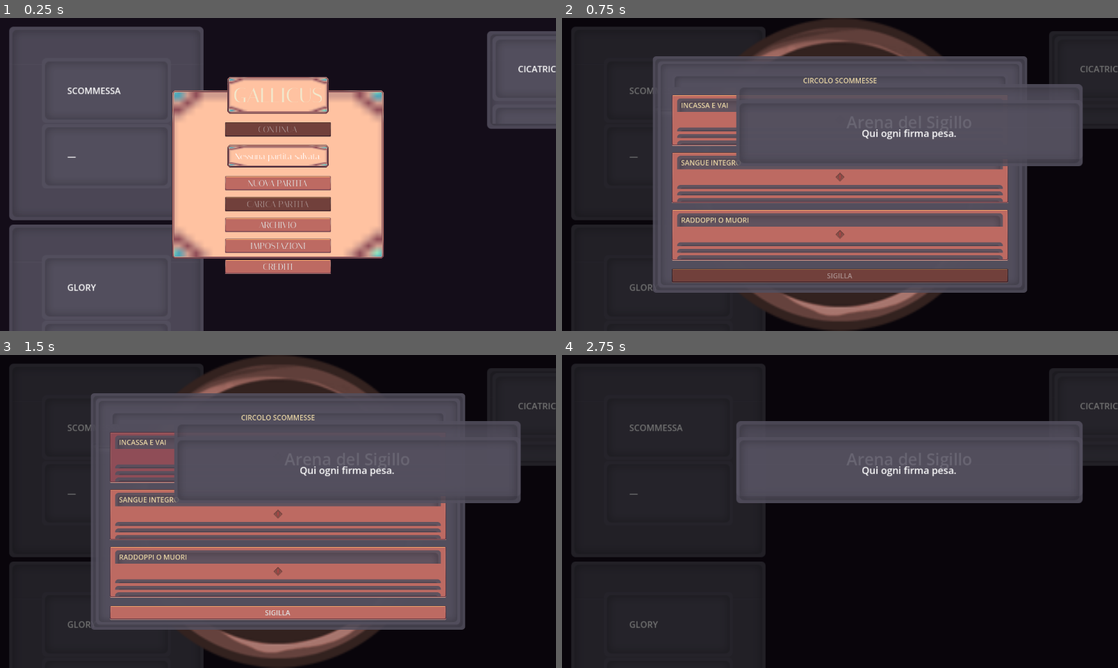
Above: before the commit, frames 1-4 (two rows, left to right).
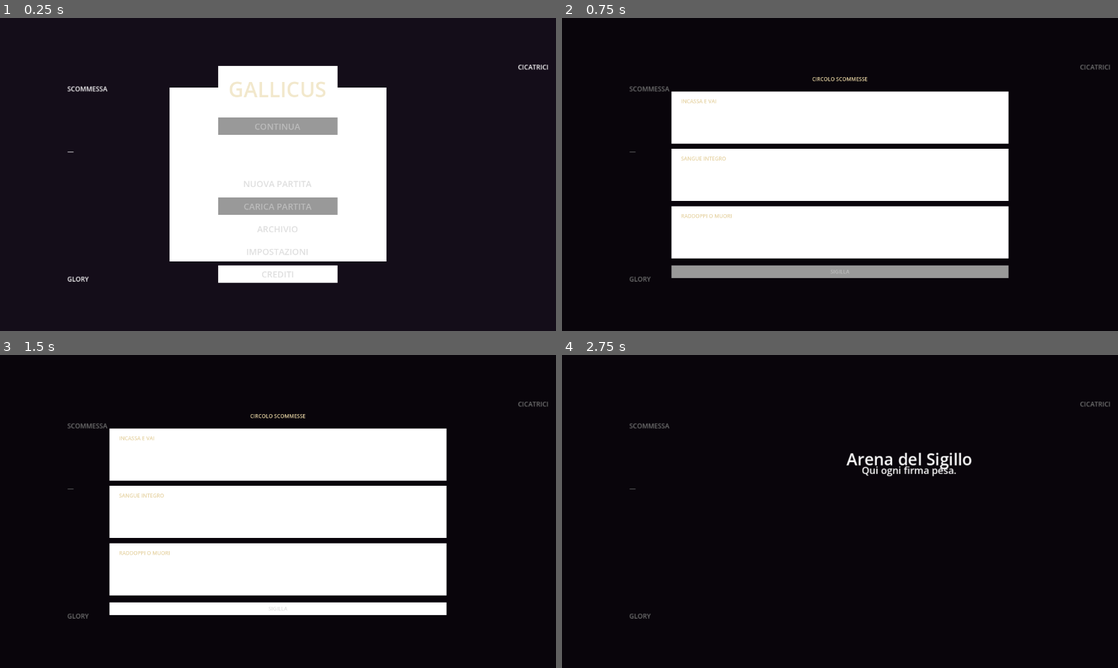
Above: after the commit, the same moments.

Repository: Faratas410/Gallicus-2.0
Game: Godot game, scene res://scenes/Main.tscn
Same seed, same stepped clock (60 frames per second), same inputs: the game is played once before the commit and once after it.
Inputs (mouse positions are in pixels of both pictures, inside the frame that each line leads up to; where the layout moved, square brackets give the same spot in the first picture):
- Up to frame 1 (0.25 s): no input
- Up to frame 2 (0.75 s): click "NUOVA PARTITA" at 0.5 s
- Up to frame 3 (1.5 s): click (278, 455) [278, 458] at 1.25 s
- Up to frame 4 (2.75 s): click "SIGILLA" at 2 s

The runs differ from the first frame. In frame 1, 59% of the frame differs, in the area x 1-100%, y 2-100%; in frame 2, 78%, in the area x 1-100%, y 0-100%; in frame 3, 78%; in frame 4, 49%.

Commit message:
fix: remove hard deps on missing UI/media resources

Diff:
--- a/assets/ui/fonts/font_body.tres
+++ b/assets/ui/fonts/font_body.tres
@@ -1,6 +1,5 @@
 [gd_resource type="FontVariation" format=3]
 
-[ext_resource type="FontFile" path="res://FantasyRPGtext (size 8).ttf" id="1_body"]
 
 [resource]
-base_font = ExtResource("1_body")
+base_font = null
--- a/assets/ui/fonts/font_title_outline.tres
+++ b/assets/ui/fonts/font_title_outline.tres
@@ -1,6 +1,5 @@
 [gd_resource type="FontVariation" format=3]
 
-[ext_resource type="FontFile" path="res://FantasyRPGtitleOutline (size 13).ttf" id="1_title_outline"]
 
 [resource]
-base_font = ExtResource("1_title_outline")
+base_font = null
--- a/assets/ui/gallicus_ui_theme.tres
+++ b/assets/ui/gallicus_ui_theme.tres
@@ -2,17 +2,9 @@
 
 [ext_resource type="FontVariation" path="res://assets/ui/fonts/font_body.tres" id="1"]
 [ext_resource type="FontVariation" path="res://assets/ui/fonts/font_title_outline.tres" id="10"]
-[ext_resource type="Texture2D" path="res://OK GUI/BUTTONS/Button 2/WHITE.png" id="2"]
-[ext_resource type="Texture2D" path="res://OK GUI/PNG Utili/frame.png" id="3"]
-[ext_resource type="Texture2D" path="res://OK GUI/BUTTONS/Button 2/WHITE.png" id="4"]
-[ext_resource type="Texture2D" path="res://OK GUI/BUTTONS/Button 2/PRESSED.png" id="5"]
-[ext_resource type="Texture2D" path="res://OK GUI/BUTTONS/Button 2/DISABLED/button_2_disabled.png" id="6"]
-[ext_resource type="Texture2D" path="res://OK GUI/BUTTONS/Button 2/DISABLED/PRESSED.png" id="9"]
-[ext_resource type="Texture2D" path="res://OK GUI/Settings/Checkbox/rect.png" id="7"]
-[ext_resource type="Texture2D" path="res://OK GUI/Settings/Checkbox/PRESSED.png" id="8"]
 
 [sub_resource type="StyleBoxTexture" id="StyleBoxTexture_1"]
-texture = ExtResource("2")
+texture = null
 texture_margin_left = 48.0
 texture_margin_top = 48.0
 texture_margin_right = 48.0
@@ -23,7 +15,7 @@
 content_margin_bottom = 10.0
 
 [sub_resource type="StyleBoxTexture" id="StyleBoxTexture_2"]
-texture = ExtResource("4")
+texture = null
 texture_margin_left = 48.0
 texture_margin_top = 48.0
 texture_margin_right = 48.0
@@ -34,7 +26,7 @@
 content_margin_bottom = 10.0
 
 [sub_resource type="StyleBoxTexture" id="StyleBoxTexture_3"]
-texture = ExtResource("5")
+texture = null
 texture_margin_left = 48.0
 texture_margin_top = 48.0
 texture_margin_right = 48.0
@@ -45,7 +37,7 @@
 content_margin_bottom = 10.0
 
 [sub_resource type="StyleBoxTexture" id="StyleBoxTexture_4"]
-texture = ExtResource("6")
+texture = null
 texture_margin_left = 48.0
 texture_margin_top = 48.0
 texture_margin_right = 48.0
@@ -56,7 +48,7 @@
 content_margin_bottom = 10.0
 
 [sub_resource type="StyleBoxTexture" id="StyleBoxTexture_6"]
-texture = ExtResource("9")
+texture = null
 texture_margin_left = 48.0
 texture_margin_top = 48.0
 texture_margin_right = 48.0
@@ -88,7 +80,7 @@
 corner_radius_bottom_left = 6
 
 [sub_resource type="StyleBoxTexture" id="StyleBoxTexture_5"]
-texture = ExtResource("3")
+texture = null
 texture_margin_left = 48.0
 texture_margin_top = 48.0
 texture_margin_right = 48.0
@@ -152,12 +144,12 @@
 "font_size": 12
 },
 "icons": {
-"checked": ExtResource("8"),
-"checked_disabled": ExtResource("8"),
-"indeterminate": ExtResource("7"),
-"indeterminate_disabled": ExtResource("7"),
-"unchecked": ExtResource("7"),
-"unchecked_disabled": ExtResource("7")
+"checked": null,
+"checked_disabled": null,
+"indeterminate": null,
+"indeterminate_disabled": null,
+"unchecked": null,
+"unchecked_disabled": null
 },
 "styles": {}
 }
--- a/scenes/Main.tscn
+++ b/scenes/Main.tscn
@@ -3,8 +3,6 @@
 [ext_resource type="Script" path="res://scripts/systems/run_manager.gd" id="1"]
 [ext_resource type="PackedScene" path="res://scenes/UI.tscn" id="2"]
 [ext_resource type="Script" path="res://scripts/ui/main_menu.gd" id="3"]
-[ext_resource type="AudioStream" path="res://Music/Ambient1.mp3" id="4"]
-[ext_resource type="Texture2D" path="res://OK GUI/PNG Utili/frame.png" id="5"]
 [ext_resource type="Theme" path="res://ui/theme/official_theme.tres" id="6"]
 [ext_resource type="StyleBox" path="res://ui/official/styleboxes/sb_panel_main.tres" id="7"]
 [ext_resource type="StyleBox" path="res://ui/official/styleboxes/sb_button_primary_normal.tres" id="8"]
@@ -13,7 +11,7 @@
 [ext_resource type="StyleBox" path="res://ui/official/styleboxes/sb_button_primary_disabled.tres" id="11"]
 
 [sub_resource type="StyleBoxTexture" id="4"]
-texture = ExtResource("5")
+texture = null
 texture_margin_left = 48.0
 texture_margin_top = 48.0
 texture_margin_right = 48.0
@@ -37,7 +35,7 @@
 layer = 10
 
 [node name="MenuThemePlayer" type="AudioStreamPlayer" parent="MenuLayer"]
-stream = ExtResource("4")
+stream = null
 autoplay = true
 bus = "Master"
 
--- a/scenes/UI.tscn
+++ b/scenes/UI.tscn
@@ -2,30 +2,26 @@
 
 [ext_resource type="Script" path="res://scripts/ui/ui_root.gd" id="1"]
 [ext_resource type="Theme" path="res://assets/ui/gallicus_ui_theme.tres" id="3"]
-[ext_resource type="Texture2D" path="res://OK GUI/Inventory/Container.png" id="4"]
 [ext_resource type="Texture2D" path="res://assets/ui/overlays/wax_seal_red.png" id="5"]
 [ext_resource type="PackedScene" path="res://scenes/ui/BettingCircle.tscn" id="6"]
-[ext_resource type="Texture2D" path="res://OK GUI/Backgrounds/1.png" id="7"]
 [ext_resource type="Texture2D" path="res://assets/ui/overlays/vignette_overlay.png" id="8"]
-[ext_resource type="Texture2D" path="res://OK GUI/Modal Boxes/2/Container.png" id="9"]
-[ext_resource type="Texture2D" path="res://OK GUI/Modal Boxes/3/container.png" id="10"]
 [ext_resource type="FontVariation" path="res://assets/ui/fonts/font_title_outline.tres" id="11"]
 [ext_resource type="StyleBox" path="res://ui/official/styleboxes/sb_button_primary_normal.tres" id="12"]
 [ext_resource type="StyleBox" path="res://ui/official/styleboxes/sb_button_primary_hover.tres" id="13"]
 [ext_resource type="StyleBox" path="res://ui/official/styleboxes/sb_button_primary_pressed.tres" id="14"]
 [ext_resource type="StyleBox" path="res://ui/official/styleboxes/sb_button_primary_disabled.tres" id="15"]
 [sub_resource type="StyleBoxTexture" id="StyleBoxTexture_1"]
-texture = ExtResource("4")
+texture = null
 texture_margin_left = 48.0
 texture_margin_top = 48.0
 texture_margin_right = 48.0
 texture_margin_bottom = 48.0
 
 [sub_resource type="StyleBoxTexture" id="StyleBoxTexture_2"]
-texture = ExtResource("9")
+texture = null
 
 [sub_resource type="StyleBoxTexture" id="StyleBoxTexture_3"]
-texture = ExtResource("10")
+texture = null
 
 [sub_resource type="Animation" id="Animation_1"]
 resource_name = "flicker"
@@ -474,7 +470,7 @@
 size_flags_horizontal = 3
 size_flags_vertical = 3
 mouse_filter = 2
-texture = ExtResource("7")
+texture = null
 expand_mode = 1
 stretch_mode = 5
 
@@ -1159,7 +1155,7 @@
 offset_bottom = 0.0
 clip_contents = true
 custom_minimum_size = Vector2(960, 720)
-texture = ExtResource("9")
+texture = null
 expand_mode = 1
 stretch_mode = 6
 
--- a/scenes/ui/BettingCircle.tscn
+++ b/scenes/ui/BettingCircle.tscn
@@ -1,12 +1,6 @@
 [gd_scene format=3]
 
 [ext_resource type="Script" path="res://scripts/ui/betting_circle_ui.gd" id="1"]
-[ext_resource type="Texture2D" path="res://OK GUI/PNG Utili/circle_bg.png" id="2"]
-[ext_resource type="Texture2D" path="res://OK GUI/Modal Boxes/2/Container.png" id="3"]
-[ext_resource type="Texture2D" path="res://OK GUI/Modal Boxes/2/Container.png" id="4"]
-[ext_resource type="Texture2D" path="res://OK GUI/Modal Boxes/3/Exclamation Red.png" id="5"]
-[ext_resource type="Texture2D" path="res://OK GUI/Modal Boxes/2/accept/box.png" id="6"]
-[ext_resource type="Texture2D" path="res://OK GUI/Modal Boxes/2/accept/PRESSED.png" id="7"]
 [ext_resource type="FontVariation" path="res://assets/ui/fonts/font_title_outline.tres" id="8"]
 [ext_resource type="StyleBox" path="res://ui/official/styleboxes/sb_button_primary_normal.tres" id="9"]
 [ext_resource type="StyleBox" path="res://ui/official/styleboxes/sb_button_primary_hover.tres" id="10"]
@@ -14,21 +8,21 @@
 [ext_resource type="StyleBox" path="res://ui/official/styleboxes/sb_button_primary_disabled.tres" id="12"]
 
 [sub_resource type="StyleBoxTexture" id="StyleBoxTexture_1"]
-texture = ExtResource("4")
+texture = null
 texture_margin_left = 48.0
 texture_margin_top = 48.0
 texture_margin_right = 48.0
 texture_margin_bottom = 48.0
 
 [sub_resource type="StyleBoxTexture" id="StyleBoxTexture_2"]
-texture = ExtResource("3")
+texture = null
 texture_margin_left = 48.0
 texture_margin_top = 48.0
 texture_margin_right = 48.0
 texture_margin_bottom = 48.0
 
 [sub_resource type="StyleBoxTexture" id="StyleBoxTexture_3"]
-texture = ExtResource("6")
+texture = null
 texture_margin_left = 48.0
 texture_margin_top = 48.0
 texture_margin_right = 48.0
@@ -39,7 +33,7 @@
 content_margin_bottom = 10.0
 
 [sub_resource type="StyleBoxTexture" id="StyleBoxTexture_4"]
-texture = ExtResource("7")
+texture = null
 texture_margin_left = 48.0
 texture_margin_top = 48.0
 texture_margin_right = 48.0
@@ -50,7 +44,7 @@
 content_margin_bottom = 10.0
 
 [sub_resource type="StyleBoxTexture" id="StyleBoxTexture_5"]
-texture = ExtResource("3")
+texture = null
 texture_margin_left = 48.0
 texture_margin_top = 48.0
 texture_margin_right = 48.0
@@ -79,7 +73,7 @@
 size_flags_horizontal = 3
 size_flags_vertical = 3
 mouse_filter = 1
-texture = ExtResource("2")
+texture = null
 expand_mode = 1
 stretch_mode = 5
 
@@ -176,7 +170,7 @@
 
 [node name="CondannaIcon" type="TextureRect" parent="ContractPanel/ContractVBox/BetOptions/BetOption1/CardVBox"]
 custom_minimum_size = Vector2(24, 24)
-texture = ExtResource("5")
+texture = null
 expand_mode = 1
 stretch_mode = 5
 
@@ -243,7 +237,7 @@
 
 [node name="CondannaIcon" type="TextureRect" parent="ContractPanel/ContractVBox/BetOptions/BetOption2/CardVBox"]
 custom_minimum_size = Vector2(24, 24)
-texture = ExtResource("5")
+texture = null
 expand_mode = 1
 stretch_mode = 5
 
@@ -310,7 +304,7 @@
 
 [node name="CondannaIcon" type="TextureRect" parent="ContractPanel/ContractVBox/BetOptions/BetOption3/CardVBox"]
 custom_minimum_size = Vector2(24, 24)
-texture = ExtResource("5")
+texture = null
 expand_mode = 1
 stretch_mode = 5
 
--- a/ui/fonts/italiana_regular_font.tres
+++ b/ui/fonts/italiana_regular_font.tres
@@ -1,6 +1,5 @@
 [gd_resource type="FontVariation" format=3]
 
-[ext_resource type="FontFile" path="res://UI Official/Italiana-Regular.ttf" id="1_italiana"]
 
 [resource]
-base_font = ExtResource("1_italiana")
+base_font = null
--- a/ui/official/atlas/at_button_primary_disabled.tres
+++ b/ui/official/atlas/at_button_primary_disabled.tres
@@ -1,7 +1,6 @@
 [gd_resource type="AtlasTexture" load_steps=2 format=3]
 
-[ext_resource type="Texture2D" path="res://UI Official/UI assets (1x).png" id="1_sheet"]
 
 [resource]
-atlas = ExtResource("1_sheet")
+atlas = null
 region = Rect2(0, 160, 48, 16)
--- a/ui/official/atlas/at_button_primary_hover.tres
+++ b/ui/official/atlas/at_button_primary_hover.tres
@@ -1,7 +1,6 @@
 [gd_resource type="AtlasTexture" load_steps=2 format=3]
 
-[ext_resource type="Texture2D" path="res://UI Official/UI assets (1x).png" id="1_sheet"]
 
 [resource]
-atlas = ExtResource("1_sheet")
+atlas = null
 region = Rect2(48, 160, 48, 16)
--- a/ui/official/atlas/at_button_primary_normal.tres
+++ b/ui/official/atlas/at_button_primary_normal.tres
@@ -1,7 +1,6 @@
 [gd_resource type="AtlasTexture" load_steps=2 format=3]
 
-[ext_resource type="Texture2D" path="res://UI Official/UI assets (1x).png" id="1_sheet"]
 
 [resource]
-atlas = ExtResource("1_sheet")
+atlas = null
 region = Rect2(0, 160, 48, 16)
--- a/ui/official/atlas/at_button_primary_pressed.tres
+++ b/ui/official/atlas/at_button_primary_pressed.tres
@@ -1,7 +1,6 @@
 [gd_resource type="AtlasTexture" load_steps=2 format=3]
 
-[ext_resource type="Texture2D" path="res://UI Official/UI assets (1x).png" id="1_sheet"]
 
 [resource]
-atlas = ExtResource("1_sheet")
+atlas = null
 region = Rect2(96, 160, 48, 16)
--- a/ui/official/atlas/at_panel_main.tres
+++ b/ui/official/atlas/at_panel_main.tres
@@ -1,7 +1,6 @@
 [gd_resource type="AtlasTexture" load_steps=2 format=3]
 
-[ext_resource type="Texture2D" path="res://UI Official/UI assets (1x).png" id="1_sheet"]
 
 [resource]
-atlas = ExtResource("1_sheet")
+atlas = null
 region = Rect2(0, 0, 48, 48)
